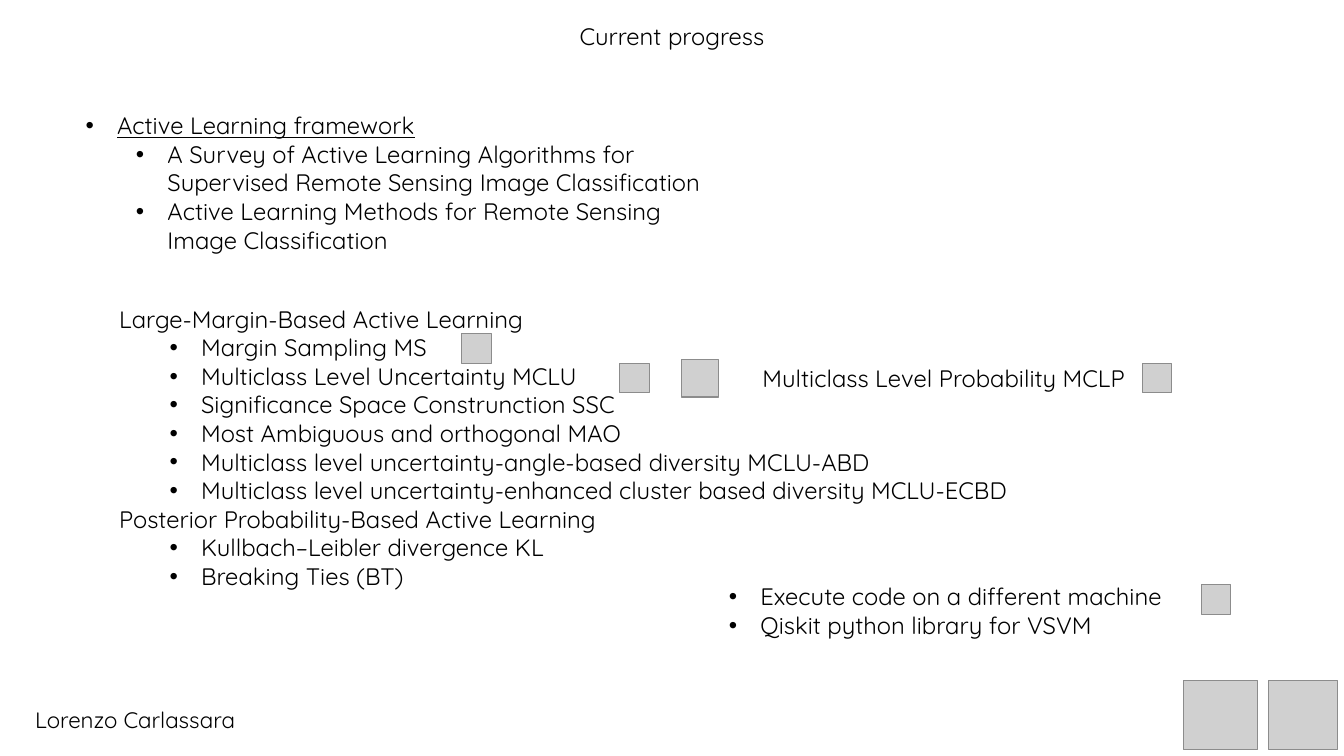
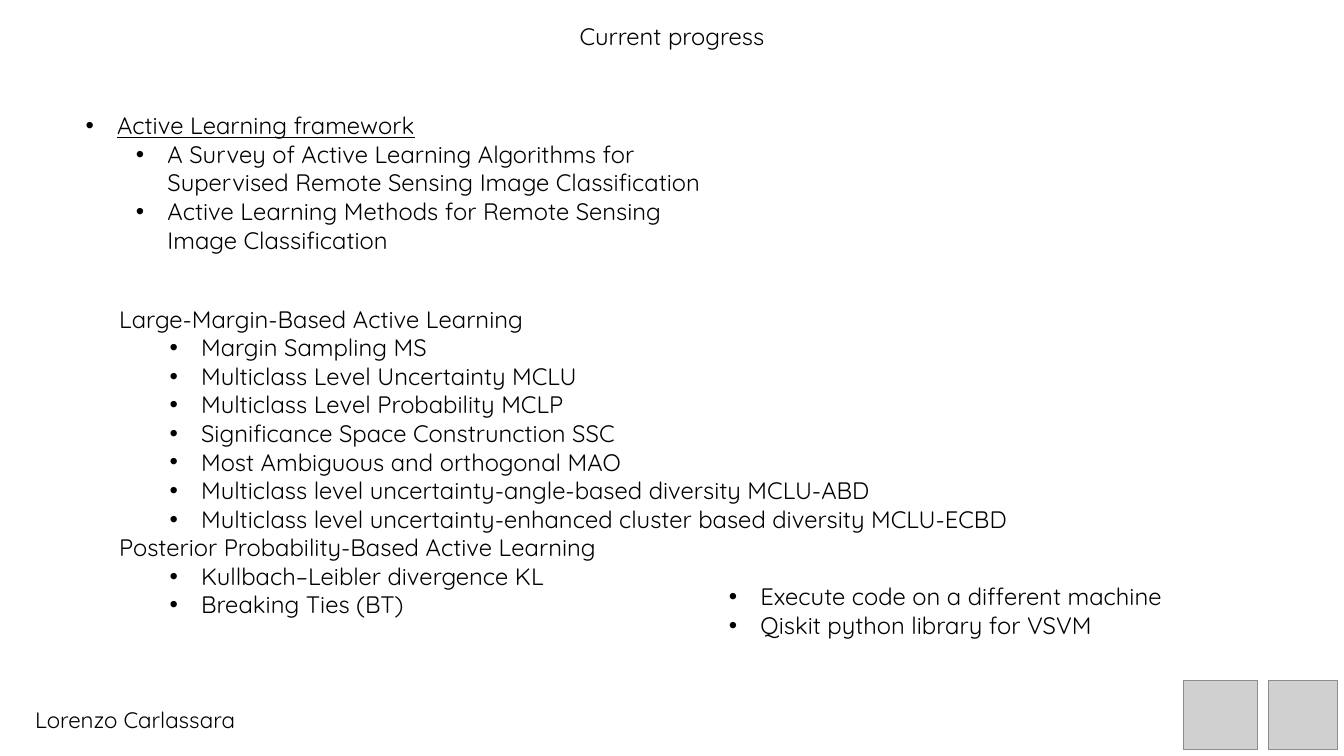
Before and after one commit to carls31/active-learning-virtual-SVM, a slide deck: slide 7 of presentation_CARLASSARA_10601118.pptx. Drawn at 1344x756 pixels with LibreOffice and Linux fonts; fonts in the diff are those of the drawing; grey boxes stand for pictures. Boxes give left, top, right and bottom in pixels: in the first picture for what was removed or moved away, otherwise in the second. Text is boxed around its words. In the diff, an @@ line names an element or a change of style, - is before the commit and + after.

```diff
--- a/presentation_CARLASSARA_10601118.pptx
+++ b/presentation_CARLASSARA_10601118.pptx
@@ picture removed at box(462, 334, 491, 363) @@
@@ picture removed at box(620, 364, 649, 393) @@
@@ picture removed at box(682, 360, 719, 397) @@
@@ text removed at box(762, 369, 1125, 392) @@
-    Multiclass Level Probability MCLP
@@ picture removed at box(1142, 364, 1172, 393) @@
@@ text at box(201, 395, 563, 418): paragraph added @@
+    • Multiclass Level Probability MCLP
@@ picture removed at box(1202, 585, 1231, 614) @@
```
Also in this commit, not shown: 3 other slides changed.
